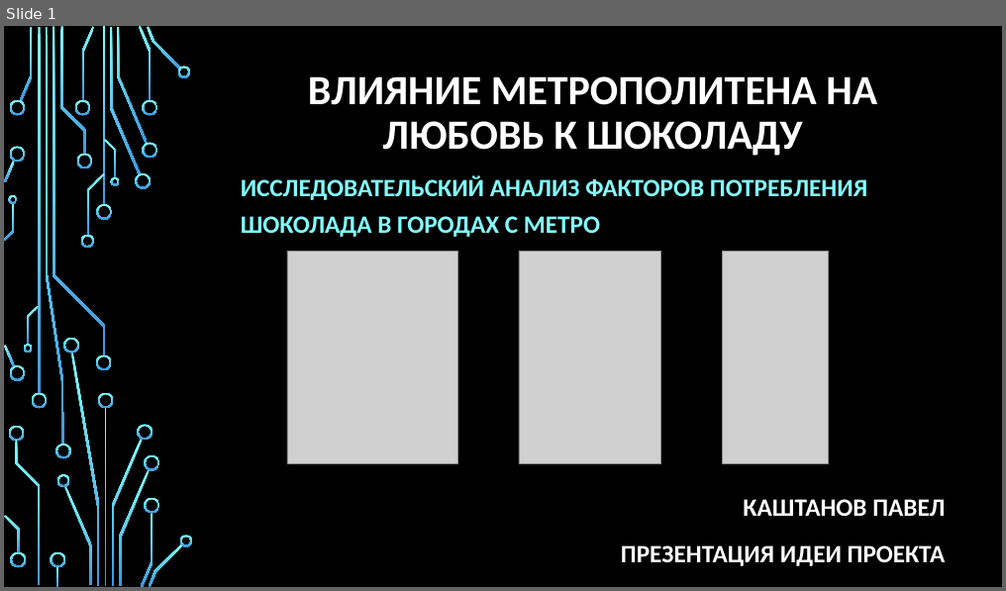
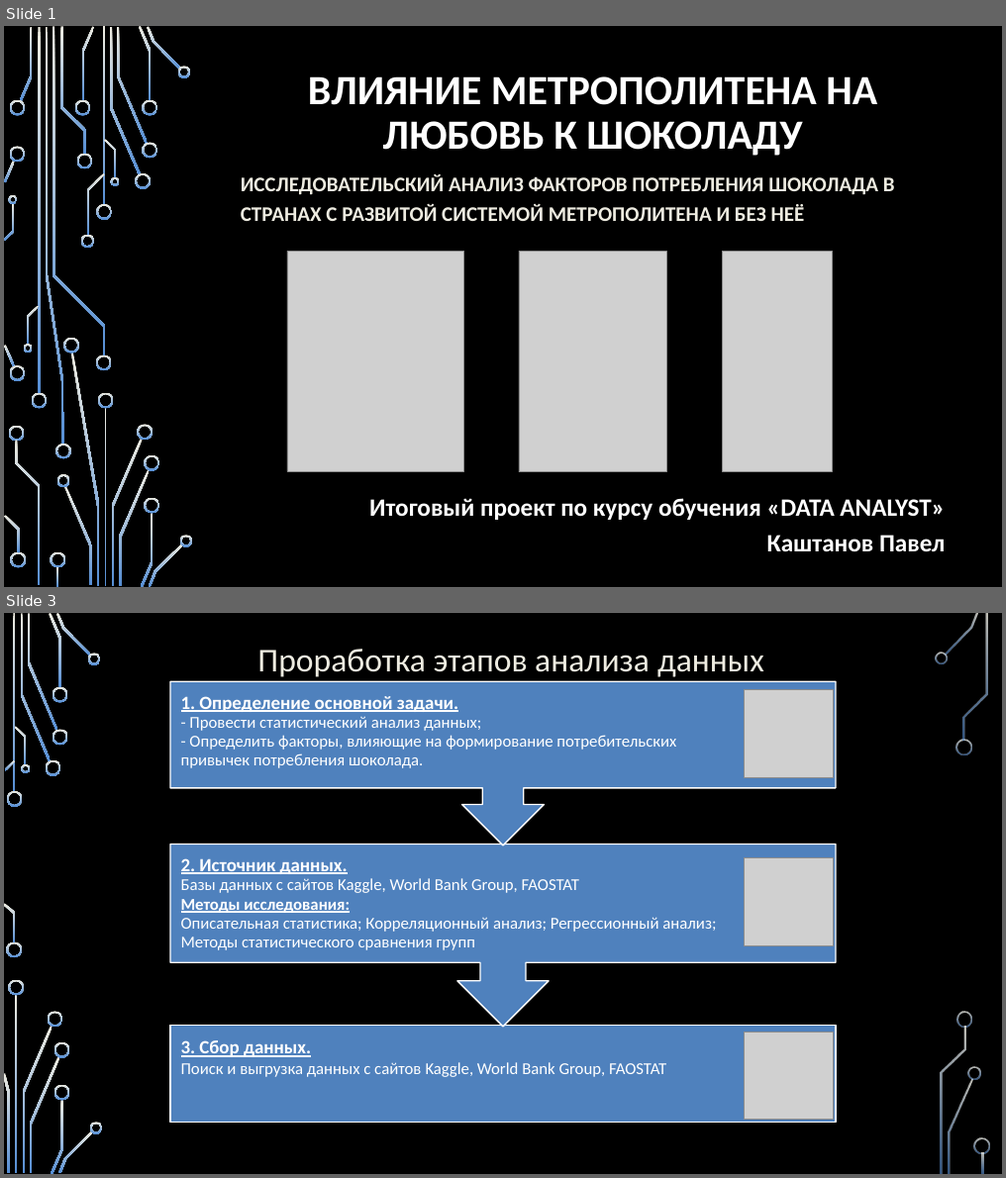
Before and after one commit to Paskored/Data-Analyst-Project_Kashtanov, a slide deck: Итоговая Презентация/Презентация 1.pptx. Shown one above the other, each under a label of ours: slide 1 before the commit, slides 1 and 3 after it; the slides between them are not shown. The pictures are 1006x591 and 1006x1178 pixels, drawn with LibreOffice and Linux fonts; fonts in the diff are those of the drawing; grey boxes stand for pictures; background and template pictures are left out. Boxes give left, top, right and bottom in pixels: in the first picture for what was removed or moved away, otherwise in the second. Text is boxed around its words. In the diff, an @@ line names an element or a change of style, - is before the commit and + after.

```diff
--- a/Итоговая Презентация/Презентация 1.pptx
+++ b/Итоговая Презентация/Презентация 1.pptx
@@ slide 3 added at [4, 613, 1002, 1174], background picture (left out) @@
@@ text added at [257, 649, 764, 677], 32 pt, text #EEECE1 @@
+Проработка этапов анализа данных
@@ group added at [170, 682, 836, 1123]: 3 texts, 2 up arrow callouts, 1 rectangle @@
+3. Сбор данных.
+Поиск и выгрузка данных с сайтов Kaggle, World Bank Group, FAOSTAT
+2. Источник данных.
+Базы данных с сайтов Kaggle, World Bank Group, FAOSTAT
+Методы исследования:
+Описательная статистика; Корреляционный анализ; Регрессионный анализ;
+Методы статистического сравнения групп
+1. Определение основной задачи.
+- Провести статистический анализ данных;
+- Определить факторы, влияющие на формирование потребительских
+привычек потребления шоколада.
@@ picture added at [745, 690, 833, 778] @@
@@ picture added at [745, 859, 833, 947] @@
@@ picture added at [745, 1032, 833, 1119] @@
@@ group added at [4, 613, 990, 1174]: 33 freeform shapes, 3 rectangles @@
@@ slide 1 changed as well @@
@@ fill gradient #82FFFF to #3D97DE to gradient #EEECE1 to #558ED5 in 54 elements at [96, 204, 112, 220], [96, 356, 112, 372], [38, 27, 40, 393], [31, 393, 47, 408], [20, 27, 33, 101], [110, 28, 141, 174], [135, 174, 151, 189], [117, 27, 148, 144], [139, 26, 152, 101], [142, 142, 157, 158], [142, 100, 157, 116], [147, 27, 181, 70], [177, 66, 191, 77], [82, 27, 94, 101], [75, 100, 91, 116], [76, 154, 92, 169], [64, 486, 92, 586], [57, 474, 70, 487], [9, 100, 25, 116], [4, 345, 15, 367], [9, 366, 25, 381], [4, 161, 15, 183], [9, 147, 25, 163], [60, 27, 86, 154], [9, 426, 24, 442], [15, 440, 40, 585], [50, 553, 65, 568], [56, 568, 58, 587], [10, 553, 26, 568], [4, 516, 20, 554], [87, 174, 104, 236], [81, 235, 94, 249], [53, 27, 105, 356], [104, 139, 116, 178], [110, 177, 119, 186], [27, 306, 40, 345], [24, 344, 33, 353], [5, 203, 14, 240], [9, 195, 18, 204], [104, 408, 107, 586], [112, 439, 143, 586], [98, 393, 114, 408], [71, 353, 100, 586], [63, 338, 79, 353], [138, 424, 152, 440], [119, 470, 150, 586], [141, 513, 152, 587], [144, 456, 159, 472], [144, 497, 159, 513], [149, 544, 183, 587], [180, 535, 193, 547], [46, 27, 64, 445], [55, 444, 70, 459], [103, 27, 105, 205] @@
@@ subtitle at [241, 174, 895, 221]: text changed; size 24 to 20 pt; text colour #82FFFF to #EEECE1 @@
-ИССЛЕДОВАТЕЛЬСКИЙ АНАЛИЗ ФАКТОРОВ ПОТРЕБЛЕНИЯ ШОКОЛАДА В ГОРОДАХ С МЕТРО
+ИССЛЕДОВАТЕЛЬСКИЙ АНАЛИЗ ФАКТОРОВ ПОТРЕБЛЕНИЯ ШОКОЛАДА В СТРАНАХ С РАЗВИТОЙ СИСТЕМОЙ МЕТРОПОЛИТЕНА И БЕЗ НЕЁ
@@ picture: place and size @@
-picture at [287, 252, 457, 465]
+picture at [287, 252, 463, 472]
@@ picture: place and size @@
-picture at [519, 252, 661, 465]
+picture at [519, 252, 666, 472]
@@ picture: place and size @@
-picture at [722, 252, 829, 465]
+picture at [722, 252, 832, 472]
@@ text at [369, 498, 944, 553]: text changed @@
-КАШТАНОВ ПАВЕЛ
-ПРЕЗЕНТАЦИЯ ИДЕИ ПРОЕКТА
+Итоговый проект по курсу обучения «DATA ANALYST»
+Каштанов Павел
```
Also in this commit, not shown: 2 other slides changed, 19 other slides added, 2 slides removed, 2 other files.
